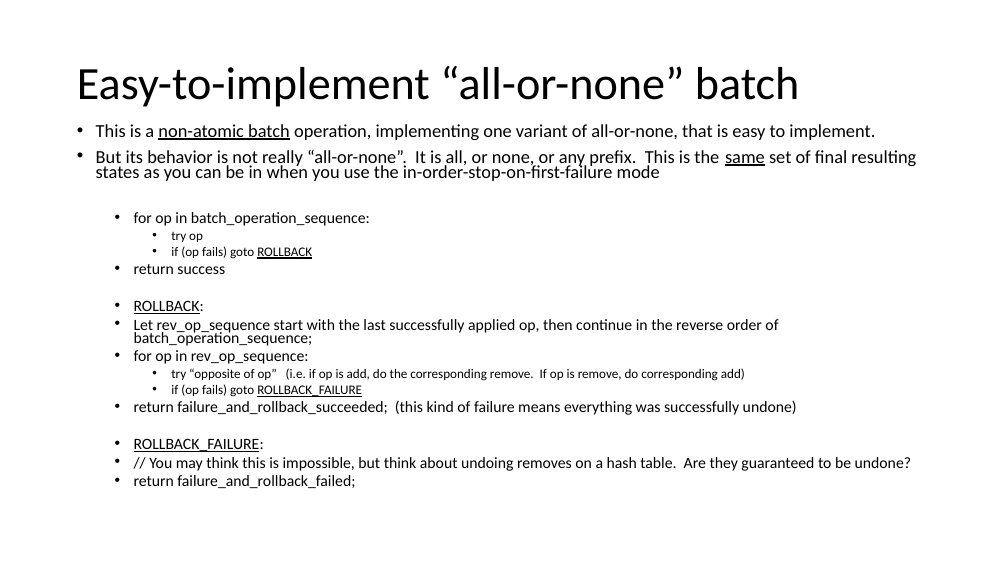
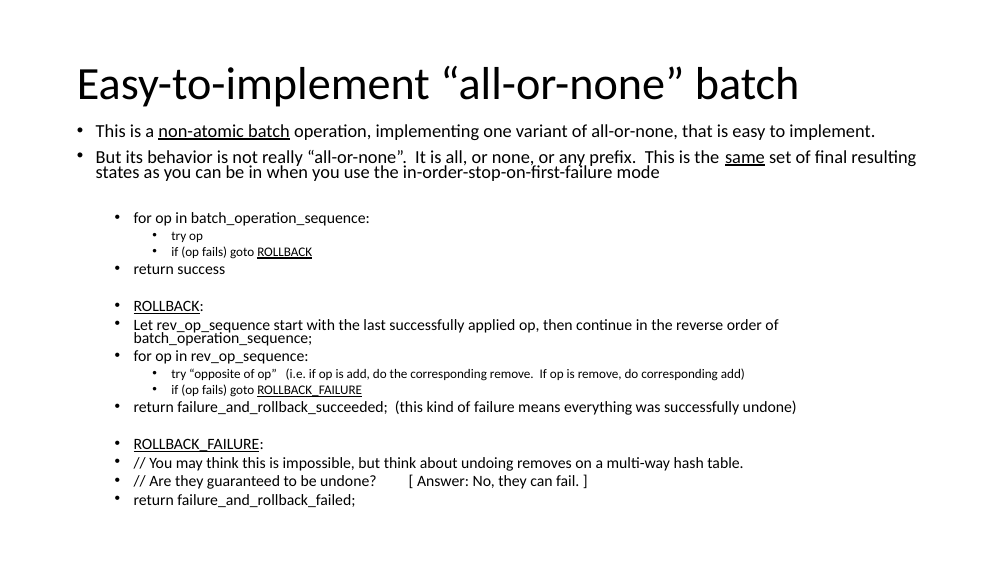
Before and after one commit to jafingerhut/p4-guide, a slide deck: slide 7 of docs/p4runtime api batch operations.pptx. Drawn at 1008x567 pixels with LibreOffice and Linux fonts; fonts in the diff are those of the drawing. Boxes give left, top, right and bottom in pixels: in the first picture for what was removed or moved away, otherwise in the second. Text is boxed around its words. In the diff, an @@ line names an element or a change of style, - is before the commit and + after.

```diff
--- a/docs/p4runtime api batch operations.pptx
+++ b/docs/p4runtime api batch operations.pptx
@@ text at (x1=149, y1=457, x2=743, y2=489): text changed @@
-  • // You may think this is impossible, but think about undoing removes on a hash table. Are they guaranteed to be undone?
+  • // You may think this is impossible, but think about undoing removes on a multi-way hash table.
+  • // Are they guaranteed to be undone? [ Answer: No, they can fail. ]
```
Also in this commit, not shown: 6 other slides changed.
